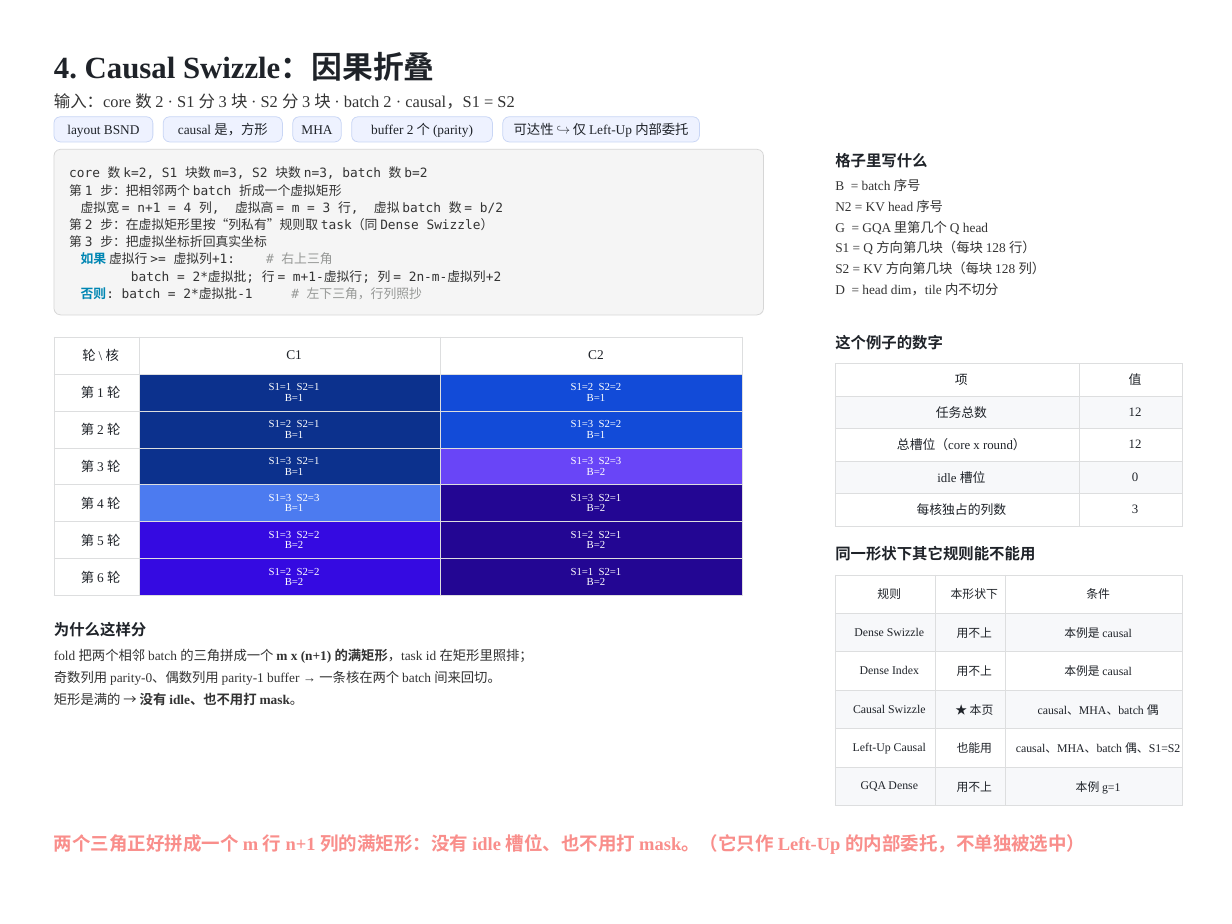
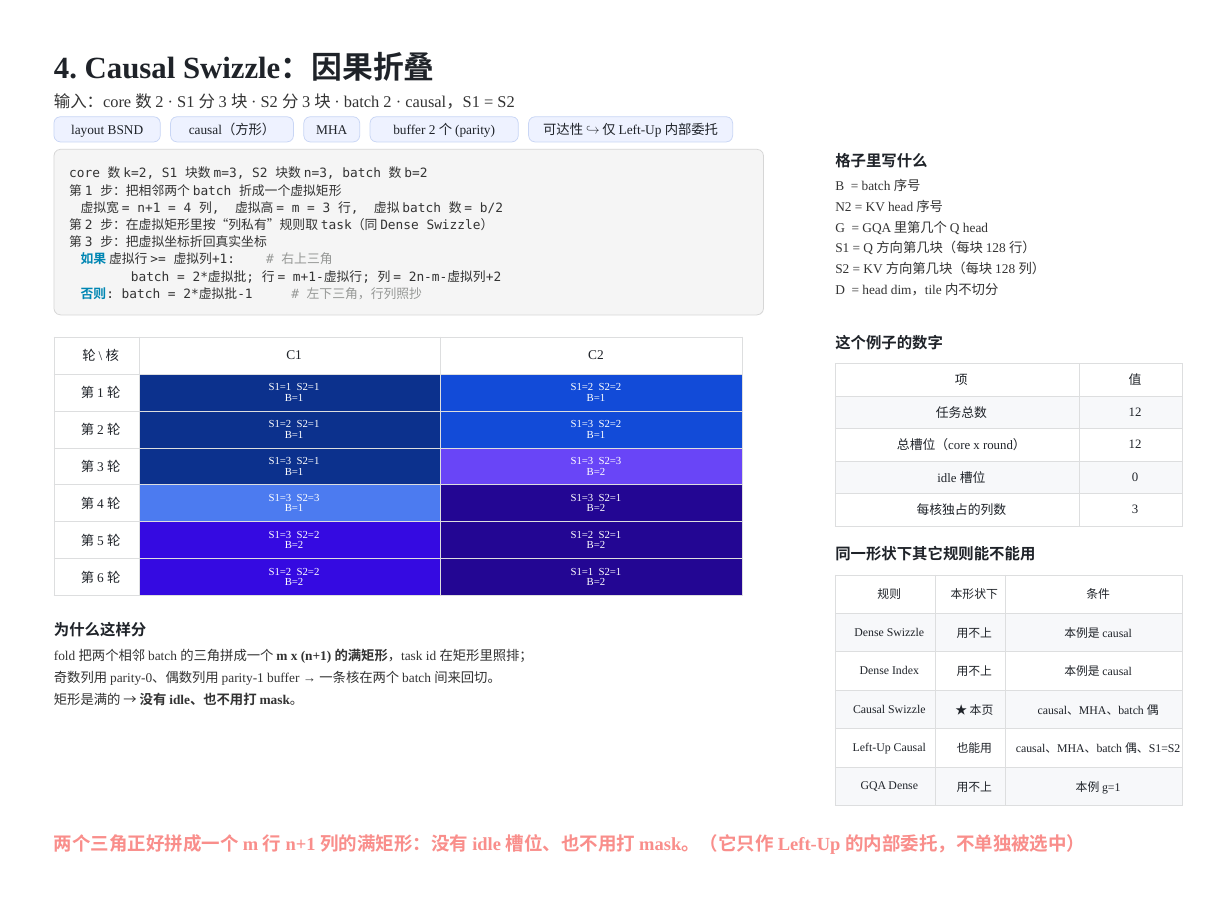
Before and after one commit to guomc9/SeeTen, a slide deck: slide 8 of cases/flash-attention-det-accum/out/v4-index-schedules.pptx. Drawn at 1232x924 pixels with LibreOffice and Linux fonts; fonts in the diff are those of the drawing. Boxes give left, top, right and bottom in pixels: in the first picture for what was removed or moved away, otherwise in the second. Text is boxed around its words. In the diff, an @@ line names an element or a change of style, - is before the commit and + after.

```diff
--- a/cases/flash-attention-det-accum/out/v4-index-schedules.pptx
+++ b/cases/flash-attention-det-accum/out/v4-index-schedules.pptx
@@ rounded rectangle "layout BSND": place and size @@
-rounded rectangle "layout BSND" at (54, 117, 153, 142)
+rounded rectangle "layout BSND" at (54, 117, 160, 142)
@@ rounded rectangle "causal（方形）": place and size @@
-rounded rectangle "causal（方形）" at (163, 117, 282, 142)
+rounded rectangle "causal（方形）" at (171, 117, 293, 142)
@@ rounded rectangle "MHA": place and size @@
-rounded rectangle "MHA" at (293, 117, 341, 142)
+rounded rectangle "MHA" at (304, 117, 360, 142)
@@ rounded rectangle "buffer 2 个 (parity)": place and size @@
-rounded rectangle "buffer 2 个 (parity)" at (352, 117, 493, 142)
+rounded rectangle "buffer 2 个 (parity)" at (370, 117, 519, 142)
@@ rounded rectangle "可达性 ↪ 仅 Left-Up 内部委托": place and size @@
-rounded rectangle "可达性 ↪ 仅 Left-Up 内部委托" at (503, 117, 699, 142)
+rounded rectangle "可达性 ↪ 仅 Left-Up 内部委托" at (528, 117, 732, 142)
@@ text in rounded rectangle at (189, 124, 276, 135): text changed @@
-causal 是，方形
+causal（方形）
```
Also in this commit, not shown: 7 other slides changed, 3 other files.
